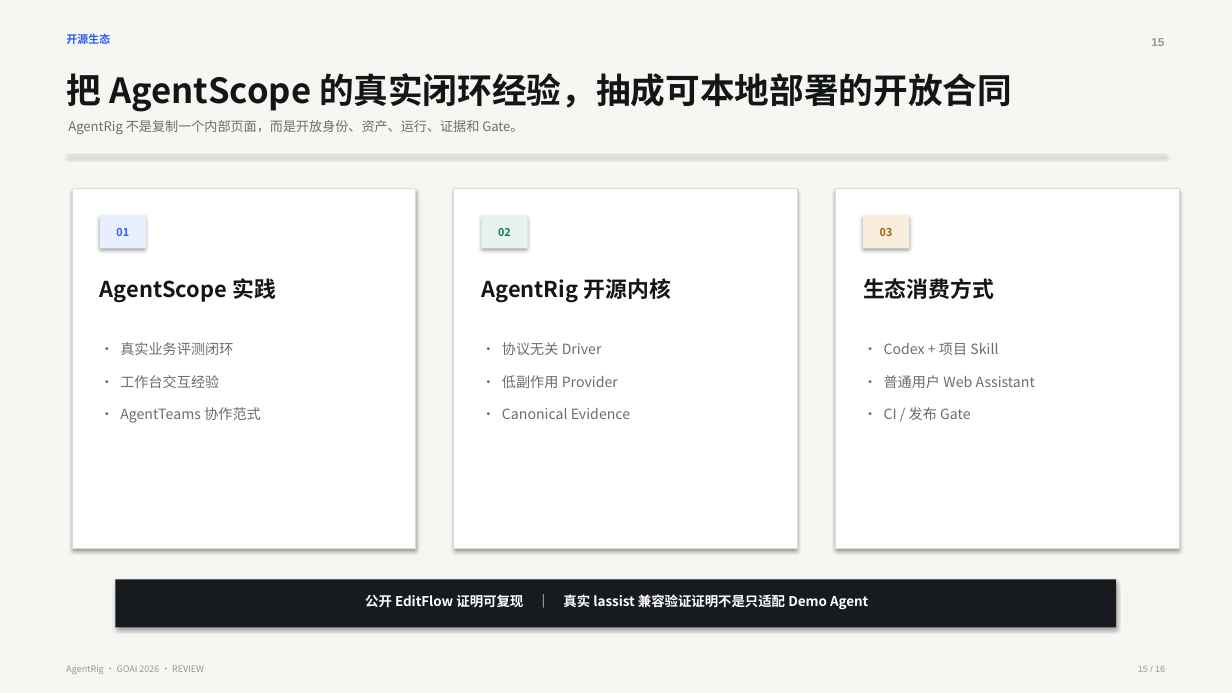
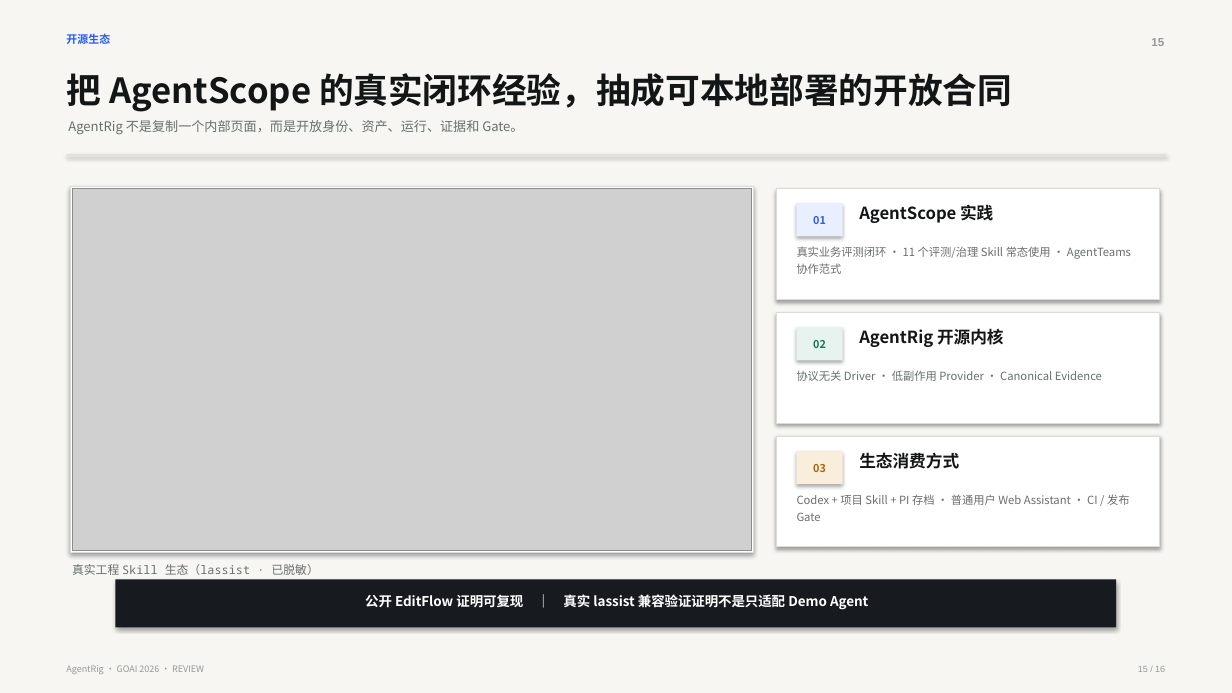
Before and after one commit to ChenCJ-io/agentrig, a slide deck: slide 15 of docs/competition/AgentRig-GOAI-2026-初赛方案.pptx. Drawn at 1232x693 pixels with LibreOffice and Linux fonts; fonts in the diff are those of the drawing; grey boxes stand for pictures. Boxes give left, top, right and bottom in pixels: in the first picture for what was removed or moved away, otherwise in the second. Text is boxed around its words. In the diff, an @@ line names an element or a change of style, - is before the commit and + after.

```diff
--- a/docs/competition/AgentRig-GOAI-2026-初赛方案.pptx
+++ b/docs/competition/AgentRig-GOAI-2026-初赛方案.pptx
@@ rectangle: place and size @@
-rectangle at (72, 189, 416, 549)
+rectangle at (70, 187, 753, 553)
@@ picture added at (72, 189, 751, 551) @@
@@ rectangle removed at (454, 189, 798, 549) @@
@@ rectangle added at (776, 189, 1160, 299), fill #FFFFFF, outline #D8DDD9 0.7 pt @@
@@ text "01": place and size @@
-text "01" at (116, 228, 129, 236)
+text "01" at (813, 216, 826, 224)
@@ rectangle: place and size @@
-rectangle at (863, 215, 909, 249)
+rectangle at (797, 203, 843, 237)
@@ rectangle at (797, 203, 843, 237): fill #F8EEDB to #E9EFFF @@
@@ text "AgentScope 实践": place and size @@
-text "AgentScope 实践" at (100, 278, 276, 303)
+text "AgentScope 实践" at (859, 205, 993, 223)
@@ rectangle removed at (100, 215, 146, 249) @@
@@ text at (797, 246, 1131, 274): text changed; size 11 to 8.8 pt @@
-• 真实业务评测闭环
-• 工作台交互经验
-• AgentTeams 协作范式
+真实业务评测闭环 · 11 个评测/治理 Skill 常态使用 · AgentTeams 协作范式
@@ rectangle: place and size @@
-rectangle at (836, 189, 1179, 549)
+rectangle at (776, 312, 1160, 423)
@@ text "02": place and size @@
-text "02" at (498, 228, 511, 236)
+text "02" at (813, 340, 826, 348)
@@ rectangle: place and size @@
-rectangle at (482, 215, 528, 249)
+rectangle at (797, 327, 843, 360)
@@ text "AgentRig 开源内核": place and size @@
-text "AgentRig 开源内核" at (481, 278, 671, 303)
+text "AgentRig 开源内核" at (859, 328, 1004, 347)
@@ text at (797, 370, 1102, 381): text changed; size 11 to 8.8 pt @@
-• 协议无关 Driver
-• 低副作用 Provider
-• Canonical Evidence
+协议无关 Driver · 低副作用 Provider · Canonical Evidence
@@ rectangle added at (776, 436, 1160, 547), fill #FFFFFF, outline #D8DDD9 0.7 pt @@
@@ size 17 to 13 pt in 3 elements at (859, 205, 993, 223), (859, 328, 1004, 347), (859, 452, 959, 469) @@
@@ text "生态消费方式": place and size @@
-text "生态消费方式" at (863, 278, 994, 299)
+text "生态消费方式" at (859, 452, 959, 469)
@@ text "03": place and size @@
-text "03" at (880, 228, 893, 236)
+text "03" at (813, 464, 826, 472)
@@ rectangle added at (797, 451, 843, 484), fill #F8EEDB @@
@@ text at (797, 494, 1130, 521): text changed; size 11 to 8.8 pt @@
-• Codex + 项目 Skill
-• 普通用户 Web Assistant
-• CI / 发布 Gate
+Codex + 项目 Skill + PI 存档 · 普通用户 Web Assistant · CI / 发布 Gate
@@ text added at (72, 564, 319, 575), 9.2 pt, text #67706B @@
+真实工程 Skill 生态（lassist · 已脱敏）
```
Also in this commit, not shown: 2 other slides changed, 12 other files.
